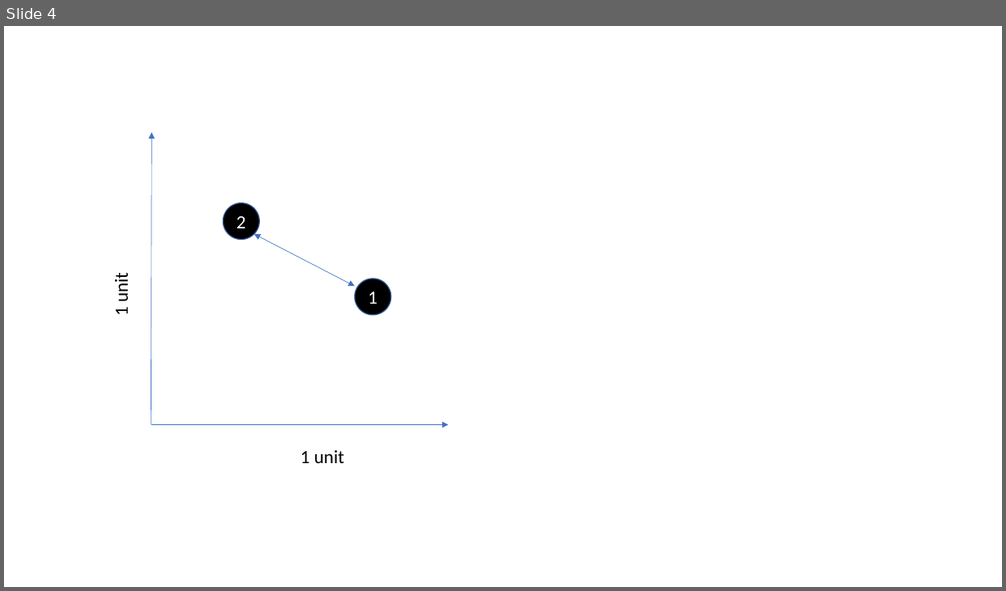
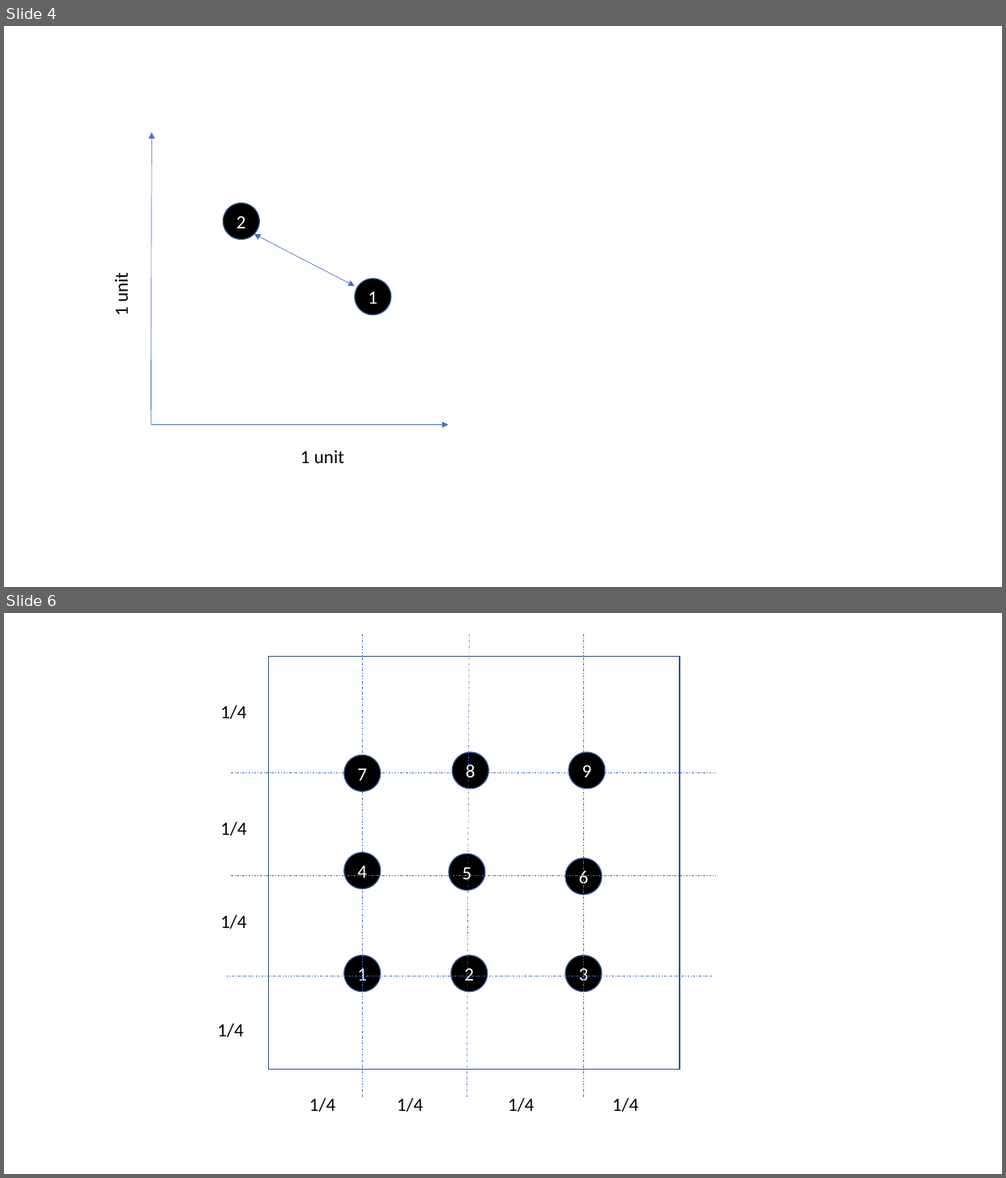
Before and after one commit to sdg002/sdg002.github.io, a slide deck: nne_distribution/Presentation1.pptx. Shown one above the other, each under a label of ours: slide 4 before the commit, slides 4 and 6 after it; the slides between them are not shown. The pictures are 1006x591 and 1006x1178 pixels, drawn with LibreOffice and Linux fonts; fonts in the diff are those of the drawing. Boxes give left, top, right and bottom in pixels: in the first picture for what was removed or moved away, otherwise in the second. Text is boxed around its words. In the diff, an @@ line names an element or a change of style, - is before the commit and + after.

```diff
--- a/nne_distribution/Presentation1.pptx
+++ b/nne_distribution/Presentation1.pptx
@@ slide 6 added at bbox=[4, 613, 1002, 1174], background #FFFFFF @@
@@ line added from (363, 634) to (363, 1099), #4472C4 0.5 pt dashed @@
@@ line added from (470, 634) to (467, 1099), #4472C4 0.5 pt dashed @@
@@ line added from (583, 634) to (583, 1098), #4472C4 0.5 pt dashed @@
@@ rectangle added at bbox=[268, 657, 680, 1070], outline #325491 1 pt @@
@@ text added at bbox=[220, 705, 246, 719], 18 pt, text #000000 @@
+1/4
@@ ellipse added at bbox=[344, 756, 381, 792], fill #000000, outline #325491 1 pt, 18 pt, text #FFFFFF @@
+7
@@ ellipse added at bbox=[453, 752, 489, 789], fill #000000, outline #325491 1 pt, 18 pt, text #FFFFFF @@
+8
@@ ellipse added at bbox=[569, 752, 605, 789], fill #000000, outline #325491 1 pt, 18 pt, text #FFFFFF @@
+9
@@ line added from (231, 773) to (717, 773), #4472C4 0.5 pt dashed @@
@@ text added at bbox=[220, 822, 246, 836], 18 pt, text #000000 @@
+1/4
@@ ellipse added at bbox=[344, 853, 381, 889], fill #000000, outline #325491 1 pt, 18 pt, text #FFFFFF @@
+4
@@ ellipse added at bbox=[449, 854, 485, 891], fill #000000, outline #325491 1 pt, 18 pt, text #FFFFFF @@
+5
@@ line added from (231, 875) to (717, 875), #4472C4 0.5 pt dashed @@
@@ ellipse added at bbox=[565, 858, 602, 895], fill #000000, outline #325491 1 pt, 18 pt, text #FFFFFF @@
+6
@@ text added at bbox=[220, 915, 246, 929], 18 pt, text #000000 @@
+1/4
@@ line added from (226, 976) to (712, 976), #4472C4 0.5 pt dashed @@
@@ ellipse added at bbox=[344, 956, 381, 993], fill #000000, outline #325491 1 pt, 18 pt, text #FFFFFF @@
+1
@@ ellipse added at bbox=[451, 956, 488, 993], fill #000000, outline #325491 1 pt, 18 pt, text #FFFFFF @@
+2
@@ ellipse added at bbox=[565, 956, 602, 993], fill #000000, outline #325491 1 pt, 18 pt, text #FFFFFF @@
+3
@@ text added at bbox=[217, 1024, 243, 1037], 18 pt, text #000000 @@
+1/4
@@ text added at bbox=[309, 1098, 335, 1112], 18 pt, text #000000 @@
+1/4
@@ text added at bbox=[397, 1098, 423, 1112], 18 pt, text #000000 @@
+1/4
@@ text added at bbox=[508, 1098, 534, 1112], 18 pt, text #000000 @@
+1/4
@@ text added at bbox=[612, 1098, 638, 1112], 18 pt, text #000000 @@
+1/4
```
Also in this commit, not shown: 2 other slides added, 6 other files.
